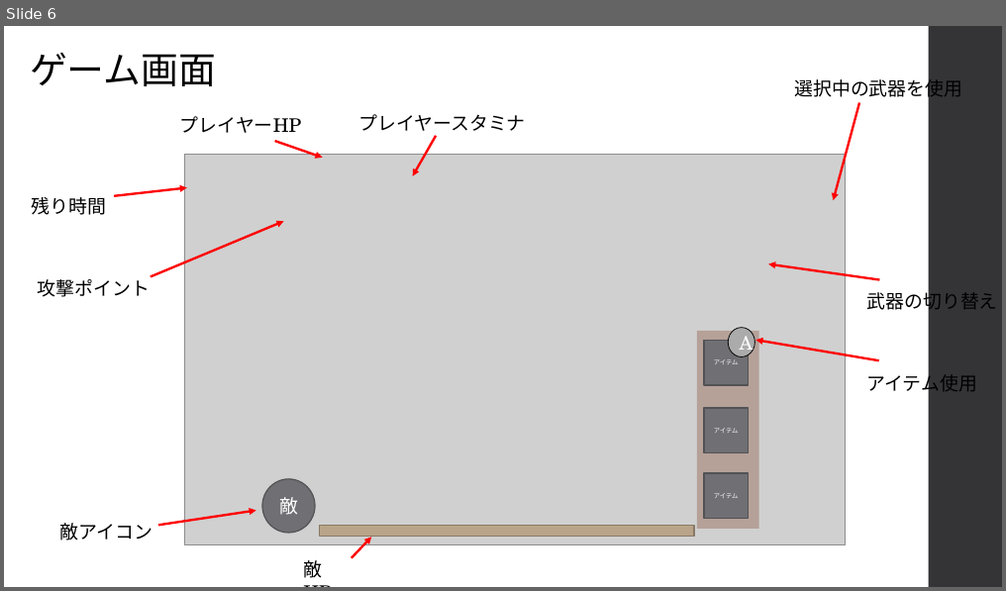
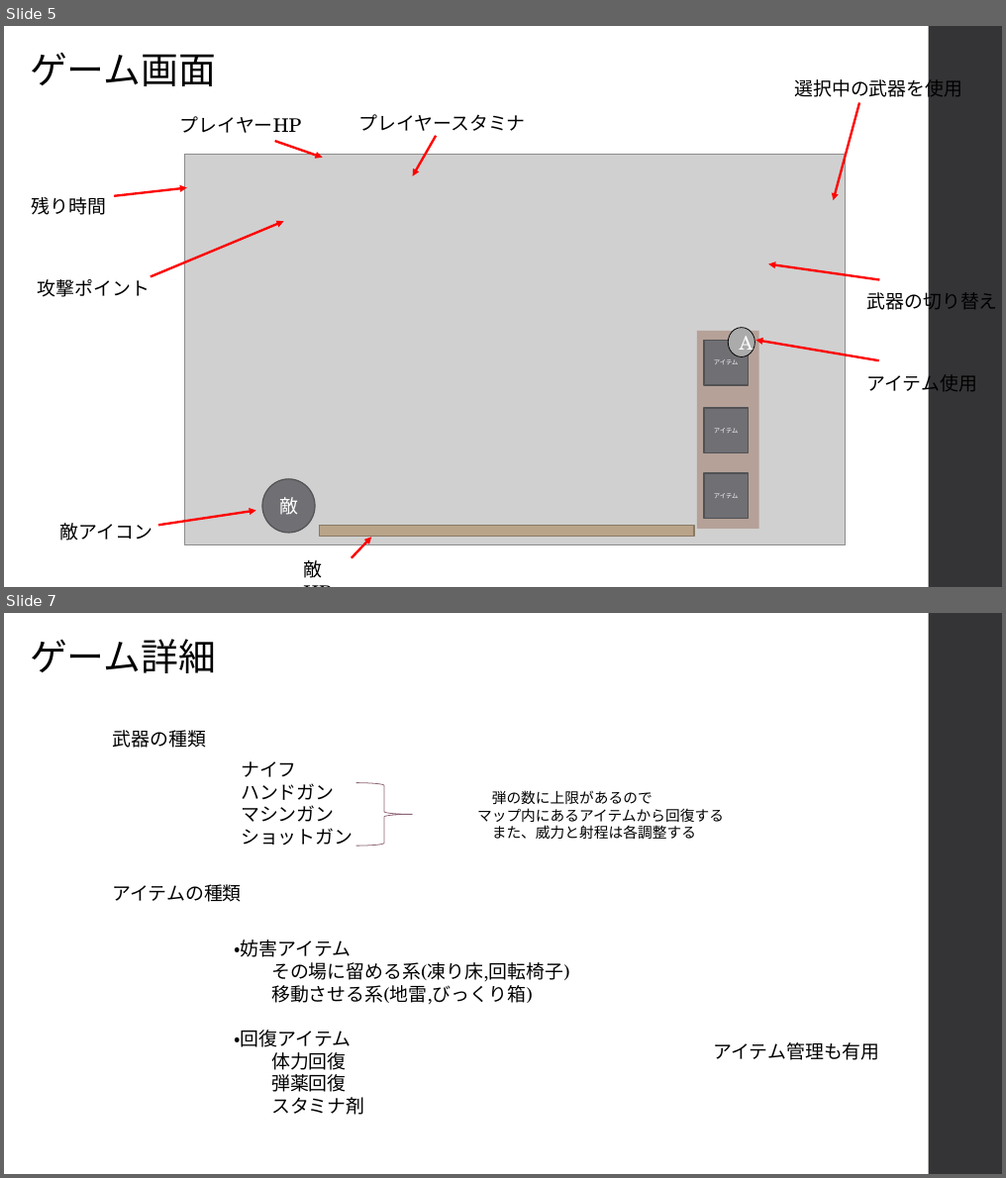
Before and after one commit to kakisawa/ProductionWork, a slide deck: 3DGame_3_NamelessGame/NamelessGame_企画書.pptx. Shown one above the other, each under a label of ours: slide 6 before the commit, slides 5 and 7 after it; the slides between them are not shown. The pictures are 1006x591 and 1006x1178 pixels, drawn with LibreOffice and Linux fonts; fonts in the diff are those of the drawing; grey boxes stand for pictures. Boxes give left, top, right and bottom in pixels: in the first picture for what was removed or moved away, otherwise in the second. Text is boxed around its words. In the diff, an @@ line names an element or a change of style, - is before the commit and + after.

```diff
--- a/3DGame_3_NamelessGame/NamelessGame_企画書.pptx
+++ b/3DGame_3_NamelessGame/NamelessGame_企画書.pptx
@@ slide 7 added at [4,613,1002,1174], background #FFFFFF; not listed: 1 template element that a slide beside it also shows @@
@@ text added at [30,639,216,673], 36 pt, text #000000 @@
+ゲーム詳細
@@ text added at [112,730,205,748], 18 pt, text #000000 @@
+武器の種類
@@ text added at [241,761,352,845], 18 pt, text #000000 @@
+ナイフ
+ハンドガン
+マシンガン
+ショットガン
@@ right brace added at [355,783,412,846], outline #8D6374 0.75 pt @@
@@ text added at [477,790,724,840], 14 pt, text #000000 @@
+弾の数に上限があるので
+マップ内にあるアイテムから回復する
+また、威力と射程は各調整する
@@ text added at [112,884,241,902], 18 pt, text #000000 @@
+アイテムの種類
@@ text added at [234,940,569,1115], 18 pt, text #000000 @@
+・妨害アイテム
+その場に留める系(凍り床,回転椅子)
+移動させる系(地雷,びっくり箱)
+・回復アイテム
+体力回復
+弾薬回復
+スタミナ剤
@@ text added at [713,1043,879,1060], 18 pt, text #000000 @@
+アイテム管理も有用
@@ what was slide 6 is now slide 5 @@
```
Also in this commit, not shown: 4 slides changed, 1 other slide added, 1 slide removed, 2 other files.
